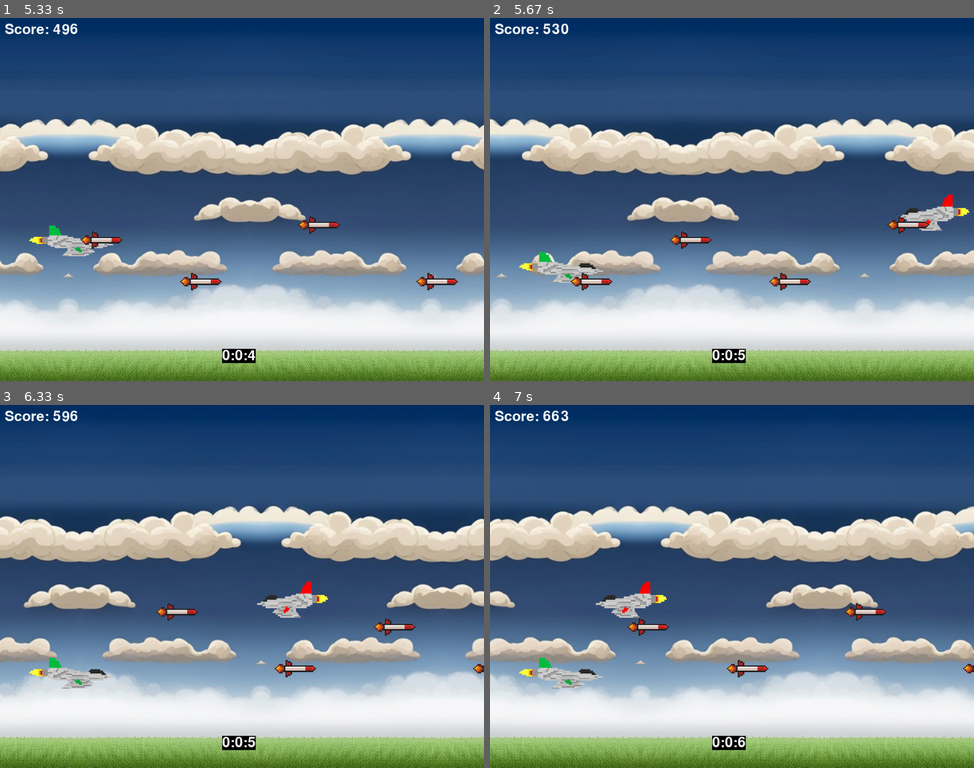
Above: before the commit, frames 1-4 (two rows, left to right).
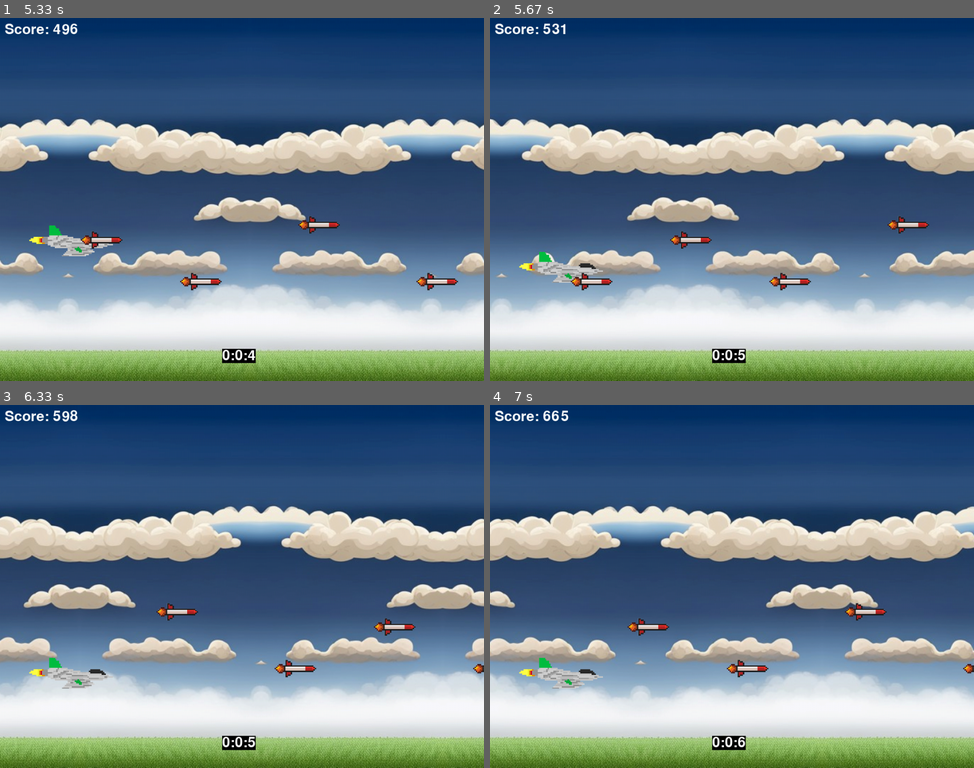
Above: after the commit, the same moments.

Repository: NezirNezirevic1054620/pygame_app
Game: pygame game, started from game.py
Two runs of this game, one before a commit and one after it. Both use one fixed random seed, a clock stepped at 60 frames per second and the inputs below.
Inputs:
- Up to frame 1 (5.33 s): tap P at 0.33 s; hold Down 0.67-1.13 s; hold Up 1.17-1.53 s; tap Space at 1.23, 1.63, 2.03, 2.37, 2.7, 3.1, 3.5, 3.83, 4.17, 4.57, 4.97, 5.3 s; hold Down 1.57-1.93 s; hold Up 1.97-2.27 s; hold Down 2.3-2.6 s; hold Up 2.63-3 s; hold Down 3.03-3.4 s; hold Up 3.43-3.73 s; hold Down 3.77-4.07 s; hold Up 4.1-4.47 s; hold Down 4.5-4.87 s; hold Up 4.9-5.2 s; hold Down from 5.23 s (still down)
- Up to frame 2 (5.67 s): release Down at 5.53 s; hold Up from 5.57 s (still down); tap Space at 5.63 s
- Up to frame 3 (6.33 s): release Up at 5.93 s; hold Down from 5.97 s (still down); tap Space at 6.03 s
- Up to frame 4 (7 s): release Down at 6.33 s; hold Up 6.37-6.67 s; tap Space at 6.43, 6.77 s; hold Down from 6.7 s (still down)

Frame 1 is identical in both runs. In frame 2, 0.6% of the frame differs, in the area x 14-100%, y 1-59%; in frame 3, 0.6%, in the area x 14-68%, y 1-59%; in frame 4, 0.6%.

Commit message:
bug fix: enemies now disappear when getting shot

Diff:
--- a/screens/start_game_screen.py
+++ b/screens/start_game_screen.py
@@ -137,6 +137,16 @@
                 player.remove(all_sprites)
         enemies = updated_enemies
 
+        for bullet in bullets:
+            # Check for collision
+            for enemy_x, enemy_y in enemies:
+                if bullet.rect.colliderect(pygame.Rect(enemy_x, enemy_y, ENEMY_WIDTH, ENEMY_HEIGHT)):
+                    # Handle collision
+                    enemies.remove([enemy_x, enemy_y])
+                    score += 100
+                    score_counter = font.render(
+                        f'Score: {score // 60}', True, (255, 255, 255))
+
         all_sprites.draw(canvas)
         pygame.display.flip()
         for event in pygame.event.get():
